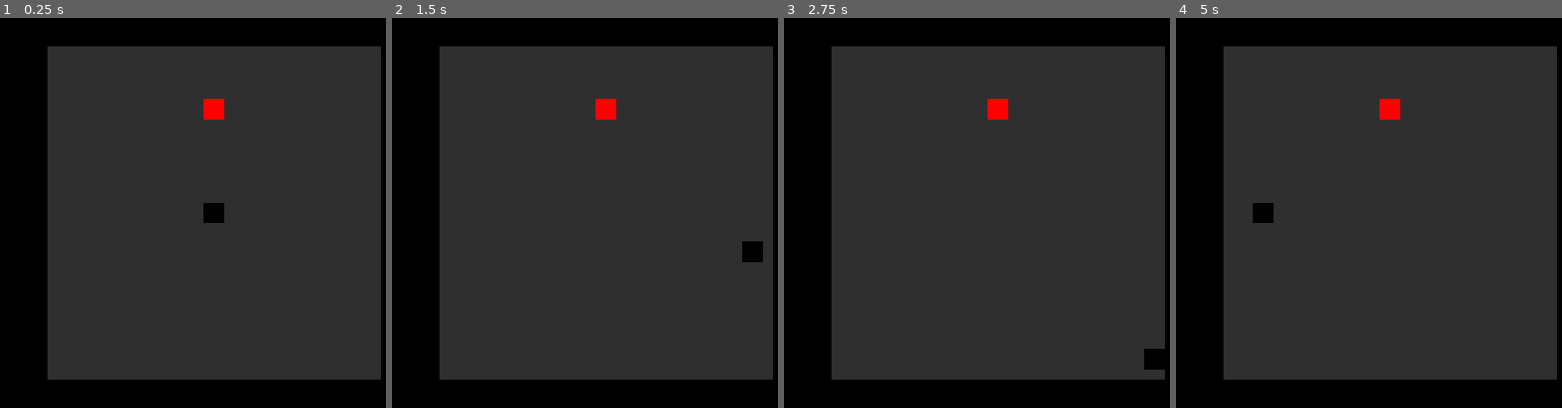
Above: before the commit, frames 1-4 (left to right).
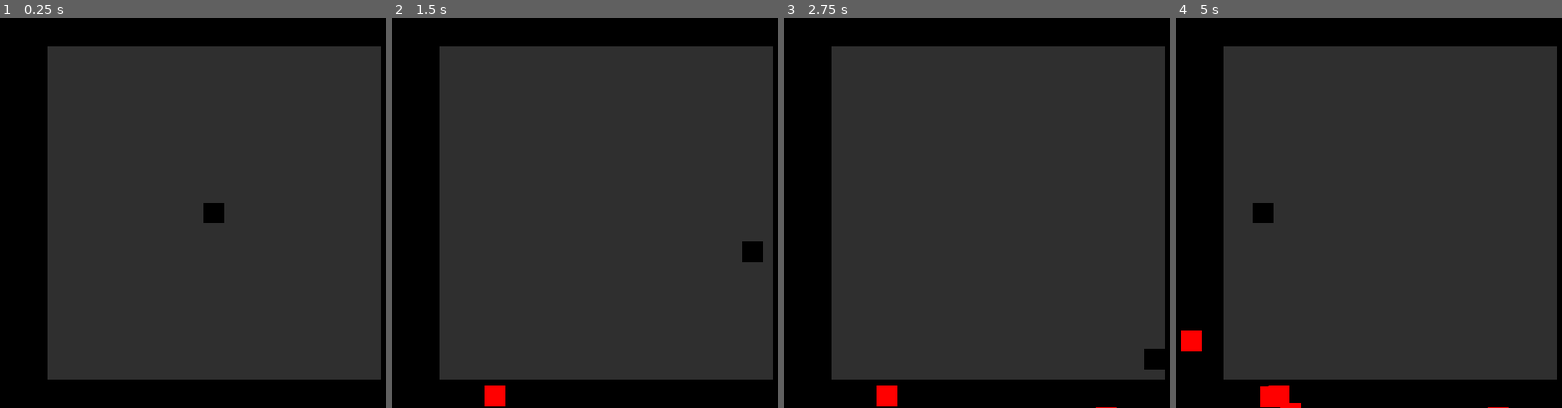
Above: after the commit, the same moments.

Repository: mariothedog/Dodge-and-Explode-
Game: Godot game, scene res://Levels/Endless Level.tscn
The game is run twice, just before and just after one commit, with the same random seed, the same clock (stepped at 60 frames per second) and the same inputs.
Inputs:
- Up to frame 1 (0.25 s): no input
- Up to frame 2 (1.5 s): tap Enter at 0.5 s; hold D (move_right) 0.53-1.28 s; hold S (move_down) from 1.28 s (still down)
- Up to frame 3 (2.75 s): release S (move_down) at 2.03 s; hold D (move_right) from 2.03 s (still down)
- Up to frame 4 (5 s): tap Space at 2.75 s; release D (move_right) at 2.78 s; hold W (move_up) 2.78-3.53 s; hold A (move_left) from 3.53 s (still down)

The runs differ from the first frame. In frame 1, 0.3% of the frame differs, in the area x 52-59%, y 20-27%; in frame 2, 0.6%; in frame 3, 0.6%; in frame 4, 1.0%, in the area x 1-87%, y 20-100%.

Commit message:
Added random enemy spawning.

Diff:
--- a/Levels/Endless Level.gd
+++ b/Levels/Endless Level.gd
@@ -1 +1,22 @@
 extends Node2D
+
+var enemy_scene = preload("res://Enemies/Enemy.tscn")
+
+func _on_Spawn_Enemy_timeout():
+	var enemy = enemy_scene.instance()
+	enemy.position = get_random_position_outside_level()
+	$Enemies.add_child(enemy)
+
+func get_random_position_outside_level():
+	var pos_x = rand_range($"Corners/Top Left".position.x - 32, $"Corners/Top Right".position.x + 32)
+	var pos_y = rand_range($"Corners/Top Left".position.y, $"Corners/Bottom Left".position.y)
+
+	if pos_x > $"Corners/Top Left".position.x and pos_x < $"Corners/Top Right".position.x:
+		if pos_y < 0:
+			pos_y = rand_range($"Corners/Top Left".position.y, $"Corners/Top Left".position.y - 32)
+		elif pos_y > 0:
+			pos_y = rand_range($"Corners/Bottom Left".position.y, $"Corners/Bottom Left".position.y + 32)
+
+	var pos = Vector2(pos_x, pos_y)
+	pos *= 1.1 # So the enemies spawn out of the player's visible area.
+	return pos
--- a/Levels/Endless Level.tscn
+++ b/Levels/Endless Level.tscn
@@ -1,14 +1,13 @@
-[gd_scene load_steps=7 format=2]
+[gd_scene load_steps=6 format=2]
 
 [ext_resource path="res://Player/Player.tscn" type="PackedScene" id=1]
 [ext_resource path="res://Levels/Art/Tile.png" type="Texture" id=2]
-[ext_resource path="res://Enemies/Enemy.tscn" type="PackedScene" id=3]
 [ext_resource path="res://Levels/Endless Level.gd" type="Script" id=4]
 
-[sub_resource type="ConvexPolygonShape2D" id=2]
+[sub_resource type="ConvexPolygonShape2D" id=1]
 points = PoolVector2Array( 0, 0, 64, 0, 64, 64, 0, 64 )
 
-[sub_resource type="TileSet" id=1]
+[sub_resource type="TileSet" id=2]
 0/name = "Tile.png 0"
 0/texture = ExtResource( 2 )
 0/tex_offset = Vector2( 0, 0 )
@@ -56,5 +55,20 @@
 
 [node name="Enemies" type="Node2D" parent="."]
 
-[node name="Enemy" parent="Enemies" instance=ExtResource( 3 )]
-position = Vector2( 0, -160 )
+[node name="Corners" type="Node2D" parent="."]
+
+[node name="Top Left" type="Position2D" parent="Corners"]
+position = Vector2( -256, -256 )
+
+[node name="Top Right" type="Position2D" parent="Corners"]
+position = Vector2( 256, -256 )
+
+[node name="Bottom Left" type="Position2D" parent="Corners"]
+position = Vector2( -256, 256 )
+
+[node name="Bottom Right" type="Position2D" parent="Corners"]
+position = Vector2( 256, 256 )
+
+[node name="Spawn Enemy" type="Timer" parent="."]
+autostart = true
+[connection signal="timeout" from="Spawn Enemy" to="." method="_on_Spawn_Enemy_timeout"]
Not shown: 2 places in Levels/Endless Level.tscn that only renumber resources
